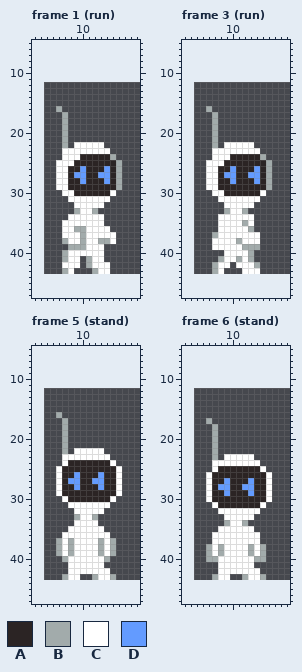
Edited in one commit: pixel-art file (img/asesprite/player.aseprite). That is the earlier state.
16x32 pixels, 6 frames. Shown: frame 1 (run): x 2..19, y 5..47; frame 3 (run): x 2..19, y 5..47; frame 5 (stand): x 2..19, y 5..47; frame 6 (stand): x 2..19, y 5..47. The old version is drawn lined up with the new one, on the new canvas. The commit also changed other frames, which this record leaves out.
Palette (. is transparent): A #2b2424  B #a2abab  C #ffffff  D #639bff
Pixels before, frame 1 (run), first column x 6:
16 B..........
17 .B.........
18 .B.........
19 .B.........
20 .B.........
21 .B.........
22 .B.CCCCC...
23 .CCCCCCCC..
24 .CCCAAAAAB.
25 CCCAAAAAAAB
26 CCAADAAADAB
27 CCADDAADDAB
28 CCAADAAADAB
29 CCAAAAAAAAB
30 .CCAAAAAAC.
31 ..CCCCCCC..
32 ...CCCCC...
33 ...BCCB....
34 ..CCCCCC...
35 .CCCCCCC...
36 .CCBBCCCC..
37 .CCCBCCCCC.
38 .BCCBCCBBC.
39 ..BBBCCC...
40 .BCCCCCC...
41 .BCC.BCC...
42 .CCC.BCCC..
43 .BC...BCC..
Pixels before, frame 3 (run), first column x 6:
16 B..........
17 .B.........
18 .B.........
19 .B.........
20 .B.........
21 .B.........
22 .B.CCCCC...
23 .CCCCCCCC..
24 .CCCAAAAAB.
25 CCCAAAAAAAB
26 CCAADAAADAB
27 CCADDAADDAB
28 CCAADAAADAB
29 CCAAAAAAAAB
30 .CCAAAAAAC.
31 ..CCCCCCC..
32 ...CCCCC...
33 ...BCCB....
34 ..CCCCCC...
35 ..CCCCBC...
36 ..CCCCCB...
37 .BCCCCCCC..
38 .CCCCBCCC..
39 .CCCCCBBB..
40 ...CCCCB...
41 ..BCCBCB...
42 .BCC.CCCB..
43 .BC...CCC..
Pixels before, frame 5 (stand), first column x 6:
16 B..........
17 .B.........
18 .B.........
19 .B.........
20 .B.........
21 .B.........
22 .B.CCCCC...
23 .CCCCCCCC..
24 .CAAAAAAAC.
25 CAAAAAAAAAC
26 CAADAAADAAC
27 CADDAADDAAC
28 CAADAAADAAC
29 CAAAAAAAAAC
30 .CAAAAAAAC.
31 ..CCCCCCC..
32 ...CCCCC...
33 ...BCCB....
34 ...CCCC....
35 ..CCCCCC...
36 .CCCCCCCC..
37 BCBCCCCBCB.
38 BCBCCCCBCB.
39 BCBCCCCBCB.
40 .BCCCCCCB..
41 ..CCCCCC...
42 ..CCCCCCC..
43 .BCC..BCCB.
Pixels before, frame 6 (stand), first column x 6:
17 B..........
18 .B.........
19 .B.........
20 .B.........
21 .B.........
22 .B.........
23 .B.CCCCC...
24 .CCCCCCCC..
25 .CAAAAAAAC.
26 CAAAAAAAAAC
27 CAADAAADAAC
28 CADDAADDAAC
29 CAADAAADAAC
30 CAAAAAAAAAC
31 .CAAAAAAAC.
32 ..CCCCCCC..
33 ...CCCCC...
34 ...BCCB....
35 ..CCCCCC...
36 .CCCCCCCC..
37 .CCCCCCCC..
38 BCBCCCCBCB.
39 BCBCCCCBCB.
40 BBCCCCCCBB.
41 ..CCCCCC...
42 ..CCCCCCC..
43 .BCC..BCCB.
The same view after the edit:
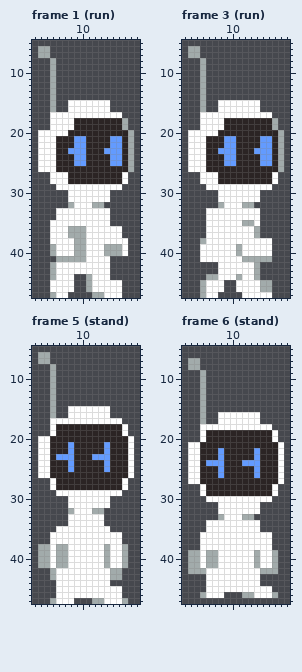
What changed:
canvas 16x32 -> 24x48, the old top-left corner now at 4,12
Changed rows in their new state; - is an unchanged pixel.
Frame 1 (run):
first column x 3:
 6 BB--------------
 7 BB--------------
 8 --B-------------
 9 --B-------------
10 --B-------------
11 --B-------------
12 --B-------------
13 --B-------------
14 --B-------------
15 --B--CCCCCCC----
16 --B.-CCCCCCC----
17 --CCCCCCCCCCCC--
18 --CCCCAAAAAAAAB-
19 --CCCCAAAAAAAAB-
20 CCCCCAAAAAAAAAAB
21 CCCAAADDAAAADDAB
22 CCCAAADDAAAADDAB
23 CCCAADDDAAADDDAB
24 CCCAAADD----DDAB
25 CCCAAADD----DDAB
26 CCCAA--A---A-AAB
27 --C---AA--AA-AC-
28 --C----A---A-AC-
29 -----CCCCCCCCC--
30 ----.-CCCCCC.---
32 -----B---BB-----
33 ---CCCC--CCC----
34 ---CC------C----
35 --CC-------C----
36 --CC-B------CC--
37 --CC-BB------C--
38 --CCC-B---CC-CC-
39 --BCCC-----BBBC-
40 --BCC-BB---BBBC-
41 ---B-BBBC--C----
42 --BC---CC-------
43 --BCC-CCCC------
44 --BCCC--BCCC----
45 --CCCC--BCCCCC--
46 --CCCC--BCCCCC--
47 --BCC----BBCCC--
Frame 3 (run):
first column x 3:
 6 BB--------------
 7 BB--------------
 8 --B-------------
 9 --B-------------
10 --B-------------
11 --B-------------
12 --B-------------
13 --B-------------
14 --B-------------
15 --B--CCCCCCC----
16 --B.-CCCCCCC----
17 --CCCCCCCCCCCC--
18 --CCCCAAAAAAAAB-
19 --CCCCAAAAAAAAB-
20 CCCCCAAAAAAAAAAB
21 CCCAAADDAAAADDAB
22 CCCAAADDAAAADDAB
23 CCCAADDDAAADDDAB
24 CCCAAADD----DDAB
25 CCCAAADD----DDAB
26 CCCAA--A---A-AAB
27 --C---AA--AA-AC-
28 --C----A---A-AC-
29 -----CCCCCCCCC--
30 ----.-CCCCCC.---
32 -----B---BB-----
33 ---CCCC--CCC----
34 ---CC------C----
35 ---CC-----BC----
36 ---CC-----CB----
37 ---CC------B----
38 --BC----C---CC--
39 --CC----BCCCCC--
40 --CCCC--B-CCCC--
41 --CCCC--CB-BBB--
42 ----.--C--------
43 ----.-CCC--B----
44 ---BBCCCBCCB----
45 --BCCC--CCCCBB--
46 --BCCC--CCCCBB--
47 --BCC----CCCCC--
Frame 5 (stand):
first column x 3:
 6 BB--------------
 7 BB--------------
 8 --B-------------
 9 --B-------------
10 --B-------------
11 --B-------------
12 --B-------------
13 --B-------------
14 --B-------------
15 --B--CCCCCCC----
16 --B.-CCCCCCC----
17 --CCCCCCCCCCCC--
18 --CAAAAAAAAAAAC-
19 --CAAAAAAAAAAAC-
20 CCAAAAAAAAAAAAAC
21 CCAAADAAAAADAAAC
22 CCAAADAAAAADAAAC
23 CCADDDAAADDDAAAC
24 CCAAAD-----DAAAC
25 CCAA-D-----D-AAC
26 CCAA--A---A--AAC
27 --CA-AA--AA--AC-
28 --CA--A---A--AC-
29 ----CCCCCCCCC---
30 ----.CCCCCCC.---
32 -----B---BB-----
33 -----CC--CC-----
34 -----C----C-----
35 ---CC------C----
36 --CC--------CC--
37 --CC-C----C-CC--
38 BBC-BC----CBCCB-
39 BBC-BC----CBCCB-
40 BBCB--------CCB-
41 BBCBB------BCCB-
42 --BCC-------BB--
43 --BCC--CCC---B--
44 ---CCCCCCCCC----
45 ---CCCCCCCCCCC--
46 ---CCCCCCCCCCC--
47 --BCCC---BBCCCB-
Frame 6 (stand):
first column x 3:
 7 BB--------------
 8 BB--------------
 9 --B-------------
10 --B-------------
11 --B-------------
12 --B-------------
13 --B-------------
14 --B-------------
15 --B-------------
16 --B--CCCCCCC----
17 --B.-CCCCCCC----
18 --CCCCCCCCCCCC--
19 --CAAAAAAAAAAAC-
20 --CAAAAAAAAAAAC-
21 CCAAAAAAAAAAAAAC
22 CCAAADAAAAADAAAC
23 CCAAADAAAAADAAAC
24 CCADDDAAADDDAAAC
25 CCAAAD-----DAAAC
26 CCAA-D-----D-AAC
27 CCAA--A---A--AAC
28 --CA-AA--AA--AC-
29 --CA--A---A--AC-
30 ----CCCCCCCCC---
31 ----.CCCCCCC.---
33 -----B---BB-----
34 ---CCCC--CCC----
35 ---CC------C----
36 --CC--------CC--
37 --CC--------CC--
38 --CC-C----C-CC--
39 BBC-BC----CBCCB-
40 BBC---------CCB-
41 BBCBB------BCCB-
42 BBBCC-------BBB-
43 ---CC--CCC--.---
44 ---CCCCCCCCC----
45 ---CCCCCCCCCCC--
46 --BCCC---BBCCCB-
